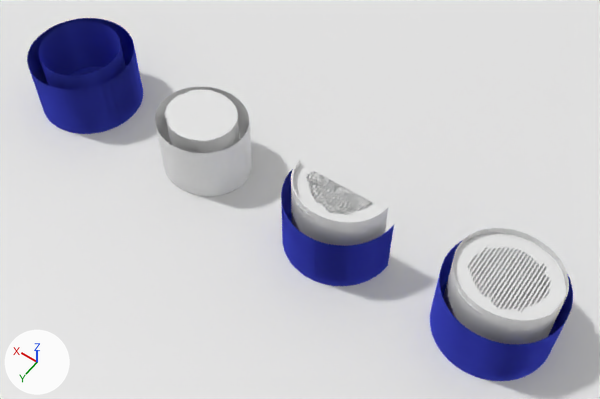
The Blender file Electric Motor/Blender 3D Models/PM Motor poto 12-08-2021/motor.blend as it was, and as the next commit left it.
One viewpoint serves both versions: a camera (50 mm lens) standing at (-12.33, 12.26, 20.04) and looking at (-3.59, 0.02, 0.81). The lights are fixed; the arrows at lower left show +X, +Y and +Z.

Names of what the first picture shows: 'Plane', 'Rotor', 'Rotor.001', 'Rotor.003', 'Stator', 'Stator.001', 'Stator.003'.
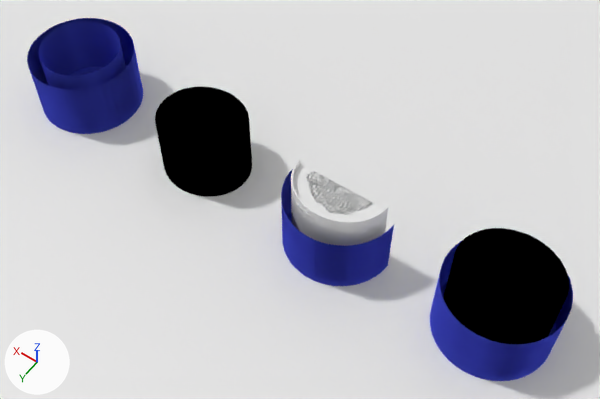
Location of each change, [x1, y1, x2, y2] in pixels of the pictures (600 x 399 px):
```json
{"object": "Rotor.001", "change": "recoloured", "before": [443, 228, 569, 344], "after": [443, 228, 569, 344]}
{"object": "Rotor", "change": "recoloured", "before": [155, 87, 252, 196], "after": [155, 87, 252, 196]}
```

The change, as JSON lines over the scene's bpy script:
```json
{"op": "add", "block": "ng_car3layer_002", "code": ["ng_car3layer_002 = bpy.data.node_groups.new('Car3Layer.002', 'ShaderNodeTree')", "_N = ng_car3layer_002.nodes; _L = ng_car3layer_002.links"]}
{"op": "add", "block": "mat_brushed_metal", "code": ["mat_brushed_metal = bpy.data.materials.new('Brushed Metal')", "# nodes: Group, OutputMaterial", "# colours: grey #bcbcbc"]}
{"block": "me_cylinder_024", "where": "me_cylinder_024.from_pydata(...)  # 4234 vertices, 4086 faces; spans x -1.32..1.31, y -1.32..1.32, z -1.2..1.0"}
{"op": "add", "block": "me_cylinder_024", "code": "me_cylinder_024.materials.append(mat_brushed_metal)"}
```
